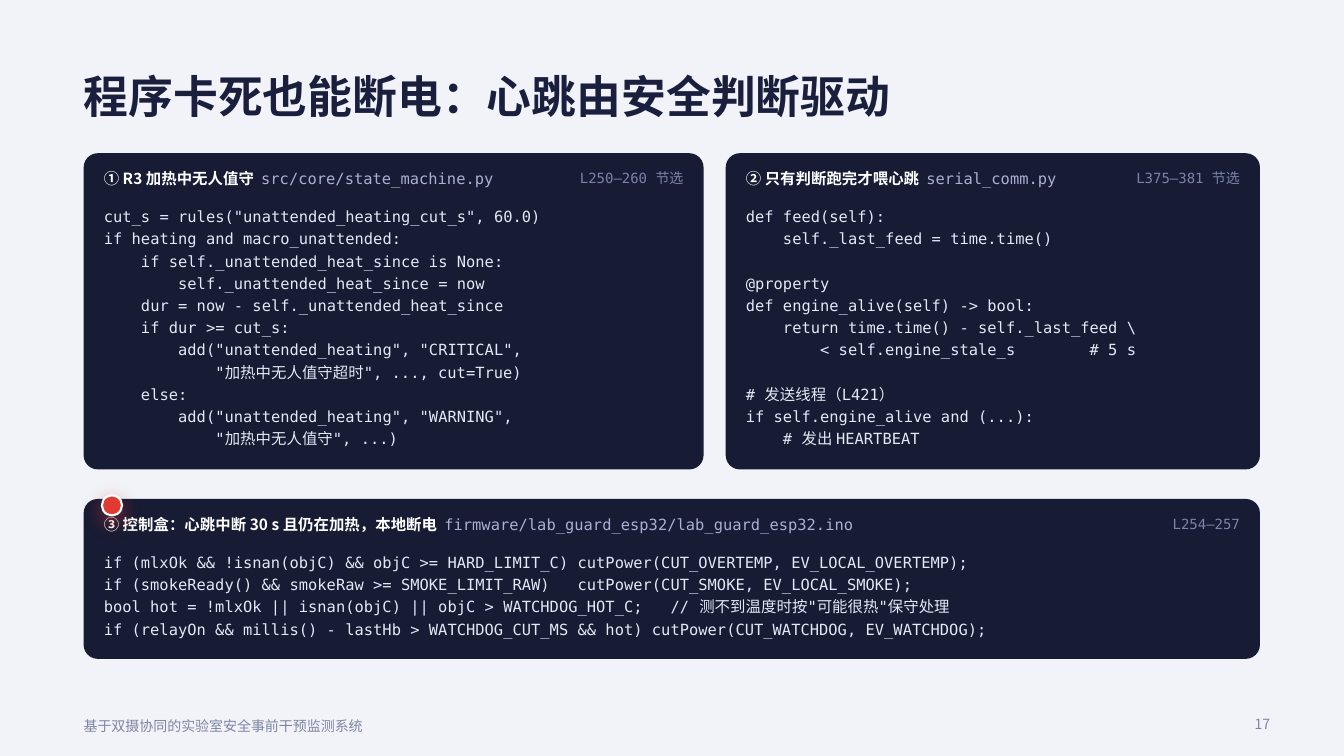
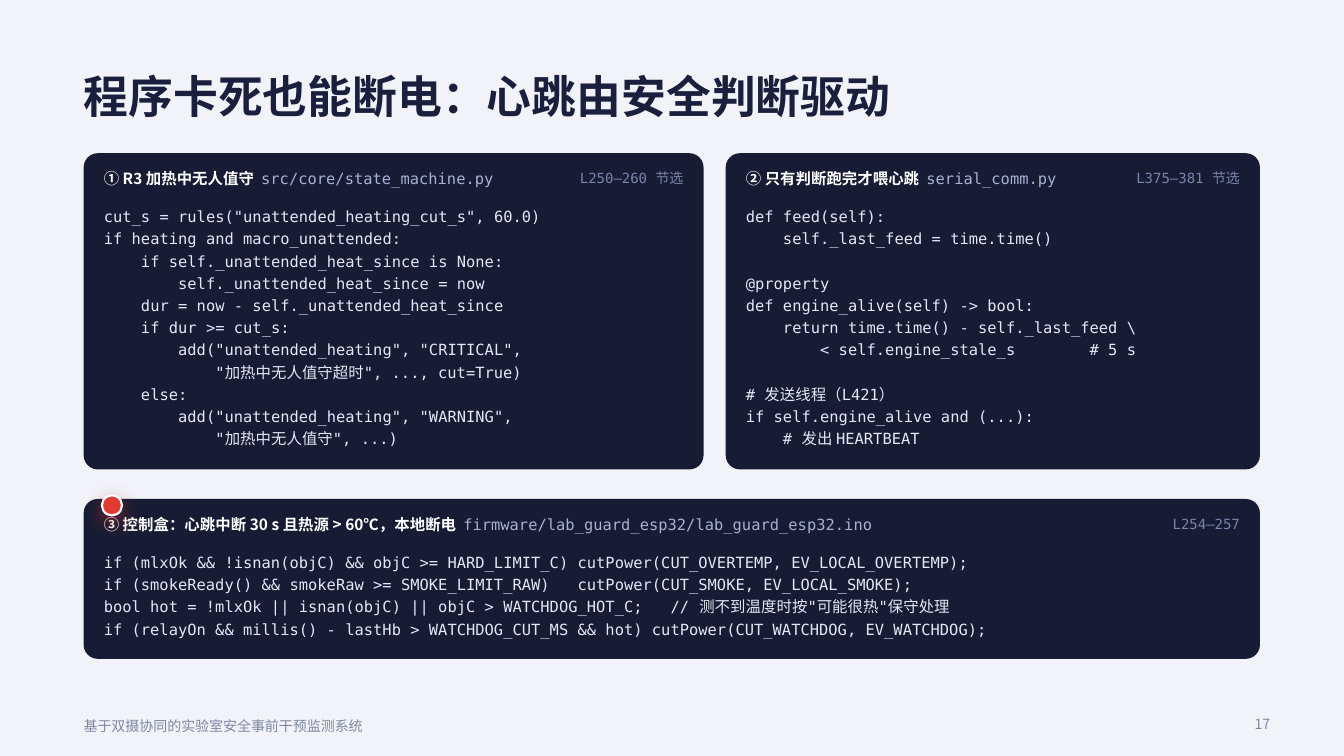
Before and after one commit to SSSSSmilewei/lab-safety-monitor, a slide deck: slide 17 of slides/实验室安全答辩.pptx. Drawn at 1344x756 pixels with LibreOffice and Linux fonts; fonts in the diff are those of the drawing. Boxes give left, top, right and bottom in pixels: in the first picture for what was removed or moved away, otherwise in the second. Text is boxed around its words. In the diff, an @@ line names an element or a change of style, - is before the commit and + after.

```diff
--- a/slides/实验室安全答辩.pptx
+++ b/slides/实验室安全答辩.pptx
@@ text at [104,514,872,534]: text changed @@
-③ 控制盒：心跳中断 30 s 且仍在加热，本地断电 firmware/lab_guard_esp32/lab_guard_esp32.ino
+③ 控制盒：心跳中断 30 s 且热源 > 60℃，本地断电 firmware/lab_guard_esp32/lab_guard_esp32.ino
```
Also in this commit, not shown: 8 other slides changed, 13 other files.
